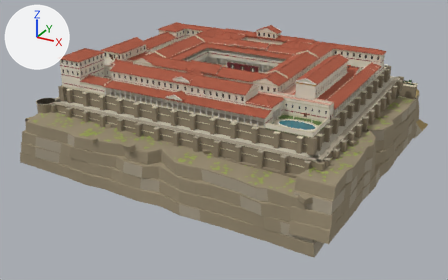
What one commit did to the glTF model nero-rome-reader /assets/models/rome/parts/rome_tiberiana_parts.glb.
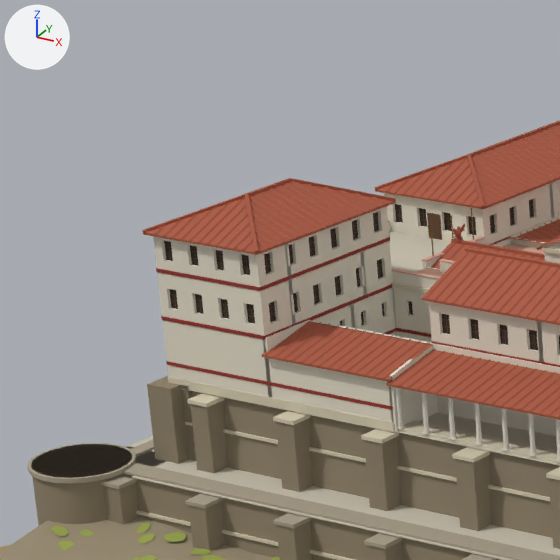
The first picture shows the older version from a camera (50 mm lens) standing at (143.0, -265.0, 98.0) and looking at (-6.0, 6.0, -37.0). The close-ups show the older and then the newer version on the part from 7% to 30% of the width and 5% to 43% of the height of that picture. Only the edits that show in the close-ups are written down. Lighting does not change. The marker at upper left points along +X, +Y and +Z. Where no turn or scale is listed for an object, it has been applied to the vertices. Vertices at exactly the same position are counted once.

The first close-up shows 'room_S11', 'room_SOL', 'tib_base', 'tib_f1', 'tib_f2', 'tib_f3', 'tib_roof'.
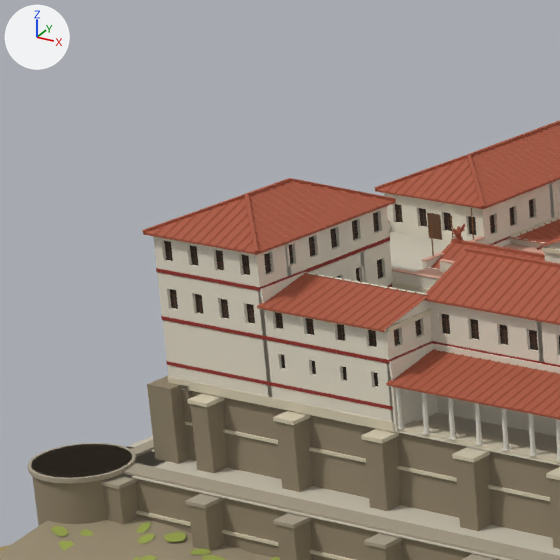
Pixel boxes (x1, y1, x2, y2) of what changed, in the close-ups (560 x 560 px; the box of a moved part takes in the faces that stretch with it):
'room_2W04', added: after (267, 340, 382, 363)
part 1 of me_tib_f1, moved or reshaped: before (266, 301, 433, 432); after (265, 341, 433, 432)
part 2 of me_tib_f2, moved or reshaped (mostly hidden): before (269, 302, 276, 322); after (393, 328, 400, 345)
part 3 of me_tib_f2, moved or reshaped (mostly hidden): before (293, 293, 298, 312); after (415, 319, 421, 336)
part 4 of me_tib_f2, added: after (261, 309, 432, 333)
part 5 of me_tib_f2, built on: before (260, 267, 392, 338); after (260, 269, 432, 363)
part 6 of me_tib_roof, moved or reshaped: before (262, 320, 433, 382); after (257, 272, 430, 332)

What changed in the scene script:
```text
Change me_tib_f1:
    used by ob_tib_f1; location = (0.0, 0.0, 0.0)
    remove me_tib_f1.from_pydata(...)  # 11857 vertices, 14866 faces; spans x -65.2..65.2, y -50.2..50.1, z -0.4..8.5
    add me_tib_f1.from_pydata(...)  # 12018 vertices, 15060 faces; spans x -65.2..65.2, y -50.2..50.9, z -0.4..8.5
    me_tib_f1 part 1: 22 vertices moved from x -65.0..-38.8, y -50.0..-39.2, z 0.0..6.5 to x -65.0..-38.8, y -50.0..-38.8, z 0.0..6.5; 82 vertices removed from x -65.0..-38.8, y -50.2..-39.2, z 0.0..6.7; 122 vertices added at x -53.3..-38.9, y -50.0..-38.7, z 0.0..6.5
    other edits to the shape of me_tib_f1 do not show in these pictures
    add me_tib_f1.materials.append(mat_tile)  # brown #a8573d
Change me_tib_f2:
    used by ob_tib_f2; location = (0.0, 0.0, 0.0)
    remove me_tib_f2.from_pydata(...)  # 11761 vertices, 11938 faces; spans x -65.2..65.2, y -50.1..50.2, z 6.1..14.5
    add me_tib_f2.from_pydata(...)  # 12072 vertices, 12234 faces; spans x -65.2..65.2, y -50.2..50.2, z 6.1..14.5
    me_tib_f2 part 2: the loose piece of 4 vertices spanning x -53.3, y -49.0..-48.0, z 7.5..9.4 is moved by (14.0, 0.0, 0.0)
    me_tib_f2 part 3: the loose piece of 4 vertices spanning x -53.3, y -46.0..-45.0, z 7.5..9.4 is moved by (14.0, 0.0, 0.0)
    me_tib_f2 part 4: the loose piece of 14 vertices spanning x 6.0..27.2, y 43.8..50.0, z 11.1..11.5 is copied, and the copy is scaled about its middle by (0.668, 1, 1), then moved by (-62.5, -94.0, -1.9); it spans x -53.0..-38.8, y -50.2..-44.0, z 9.2..9.6
    me_tib_f2 part 5: 38 vertices removed from x -59.8..-52.9, y -50.0..-35.8, z 6.3..11.0; 271 vertices added at x -53.4..-38.9, y -50.1..-43.8, z 6.3..11.2
    other edits to the shape of me_tib_f2 do not show in these pictures
    add me_tib_f2.materials.append(mat_porphyry)  # dark red #752b2e
Change me_tib_roof:
    used by ob_tib_roof; location = (0.0, 0.0, 0.0)
    remove me_tib_roof.from_pydata(...)  # 15021 vertices, 13382 faces; spans x -65.7..65.7, y -50.7..50.7, z 4.4..17.4
    add me_tib_roof.from_pydata(...)  # 15048 vertices, 13432 faces; spans x -65.7..65.7, y -50.7..50.7, z 4.4..17.4
    me_tib_roof part 6: 90 vertices moved from x -53.0..-38.7, y -50.6..-44.0, z 4.9..6.6 to x -53.0..-38.7, y -50.6..-44.0, z 9.4..11.1; 2 vertices added at x -39.0, y -50.0..-44.0, z 9.7
    other edits to the shape of me_tib_roof do not show in these pictures
    add me_tib_roof.materials.append(mat_dark)  # brown #332b24
Add me_room_2w04:
    me_room_2w04.from_pydata(...)  # a box spanning x -53.0..-39.0, y -50.0..-44.0, z 6.26..6.56
    me_room_2w04.materials.append(mat_marble)  # white #e5e0d4
Add ob_room_2w04:
    ob_room_2w04 = bpy.data.objects.new('room_2W04', me_room_2w04)
    ob_room_2w04.location = (0.0, 0.0, 0.0)
```
